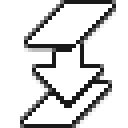
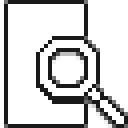
Before/after of a 128 x 128 layered artwork. What changed in the layer stack:
showed "Layer 54", painted on it over [20, 4, 124, 124]
hid "Layer 48" over [24, 4, 112, 124]
